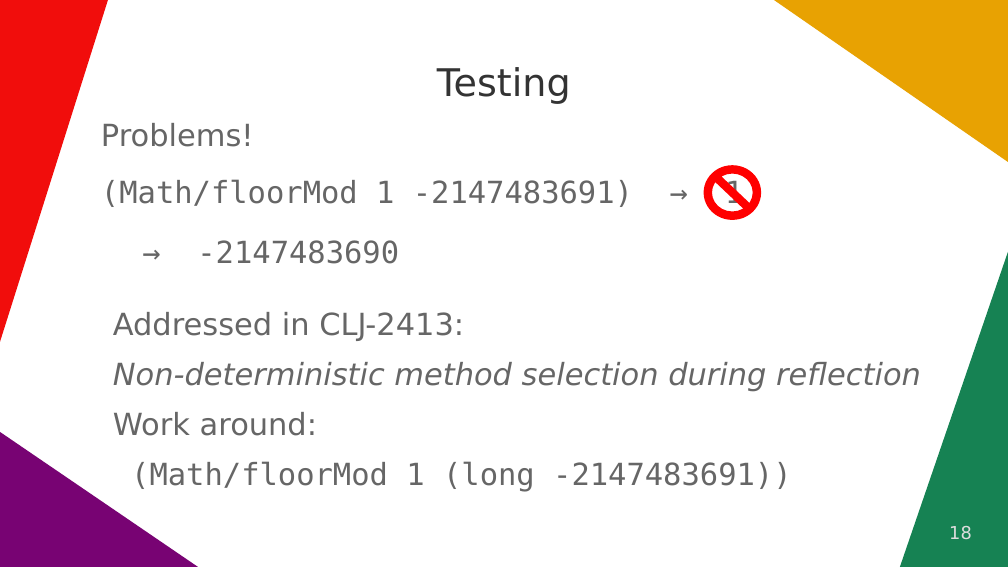
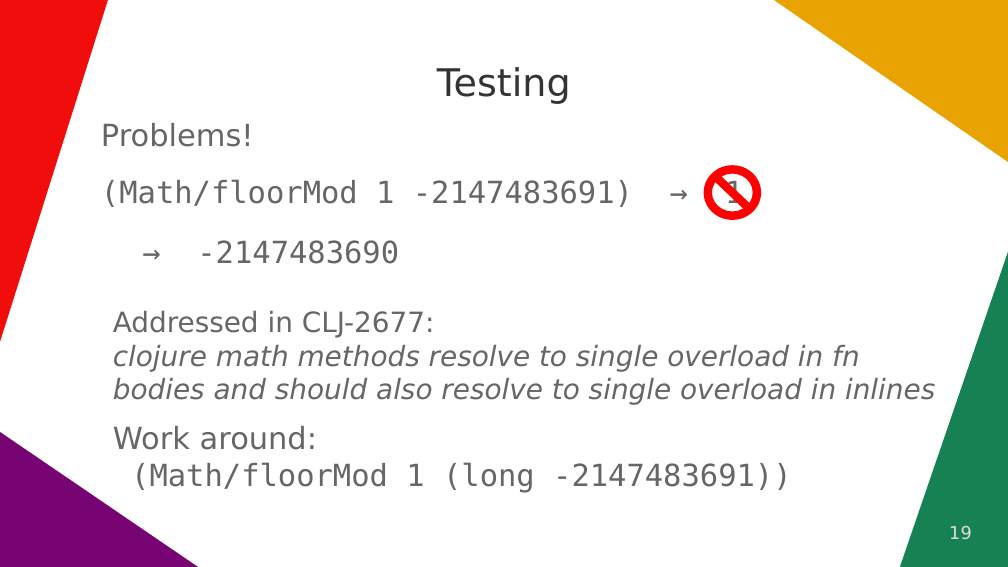
Before and after one commit to quoll/cljs-math, a slide deck: slide 19 of docs/ClojureDays2022.odp (slide 18 before the commit). Drawn at 1008x567 pixels with LibreOffice and Linux fonts; fonts in the diff are those of the drawing. Boxes give left, top, right and bottom in pixels: in the first picture for what was removed or moved away, otherwise in the second. Text is boxed around its words. In the diff, an @@ line names an element or a change of style, - is before the commit and + after.

```diff
--- a/docs/ClojureDays2022.odp
+++ b/docs/ClojureDays2022.odp
@@ text at box(113, 311, 935, 492): text changed; size 24 to 22 pt; italic on @@
-Addressed in CLJ-2413:
-Non-deterministic method selection during reflection
-Work around:
-(Math/floorMod 1 (long -2147483691))
+Addressed in CLJ-2677:
+clojure math methods resolve to single overload in fn bodies and should also resolve to single overload in inlines
+Work around:
+(Math/floorMod 1 (long -2147483691))
@@ page number at box(949, 526, 972, 540): text changed @@
-18
+19
```
Also in this commit, not shown: 6 other slides changed, 12 slides added, 1 slide removed.
